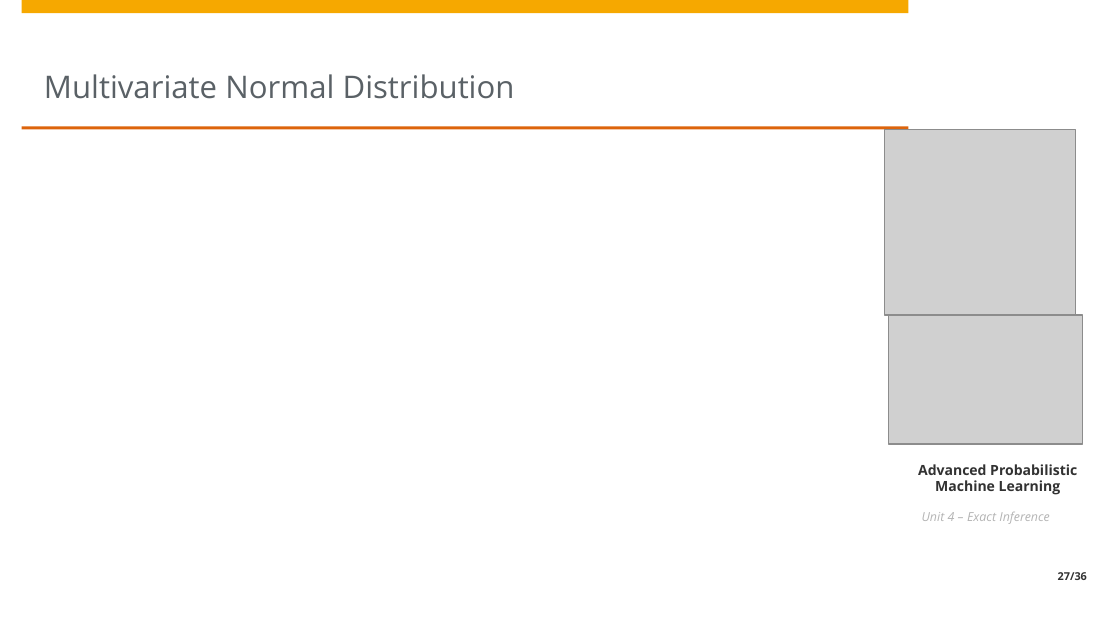
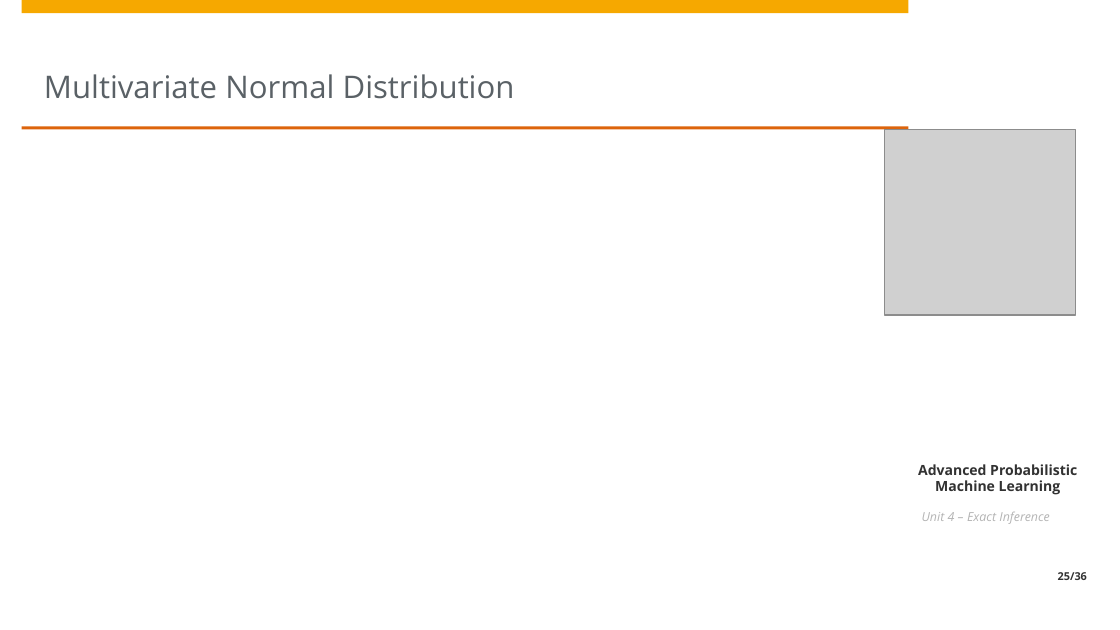
Before and after one commit to treyfel/pml-wise2025, a slide deck: slide 25 of unit4/Unit4 - Exact Inference.pptx (slide 27 before the commit). Drawn at 1120x630 pixels with LibreOffice and Linux fonts; fonts in the diff are those of the drawing; grey boxes stand for pictures; background and template pictures are left out. Boxes give left, top, right and bottom in pixels: in the first picture for what was removed or moved away, otherwise in the second. Text is boxed around its words. In the diff, an @@ line names an element or a change of style, - is before the commit and + after.

```diff
--- a/unit4/Unit4 - Exact Inference.pptx
+++ b/unit4/Unit4 - Exact Inference.pptx
@@ picture removed at (889,315,1083,444) @@
@@ page number at (1058,572,1087,580): text changed @@
-27/36
+25/36
```
Also in this commit, not shown: 4 other slides changed, 1 slide removed, 1 other file.
